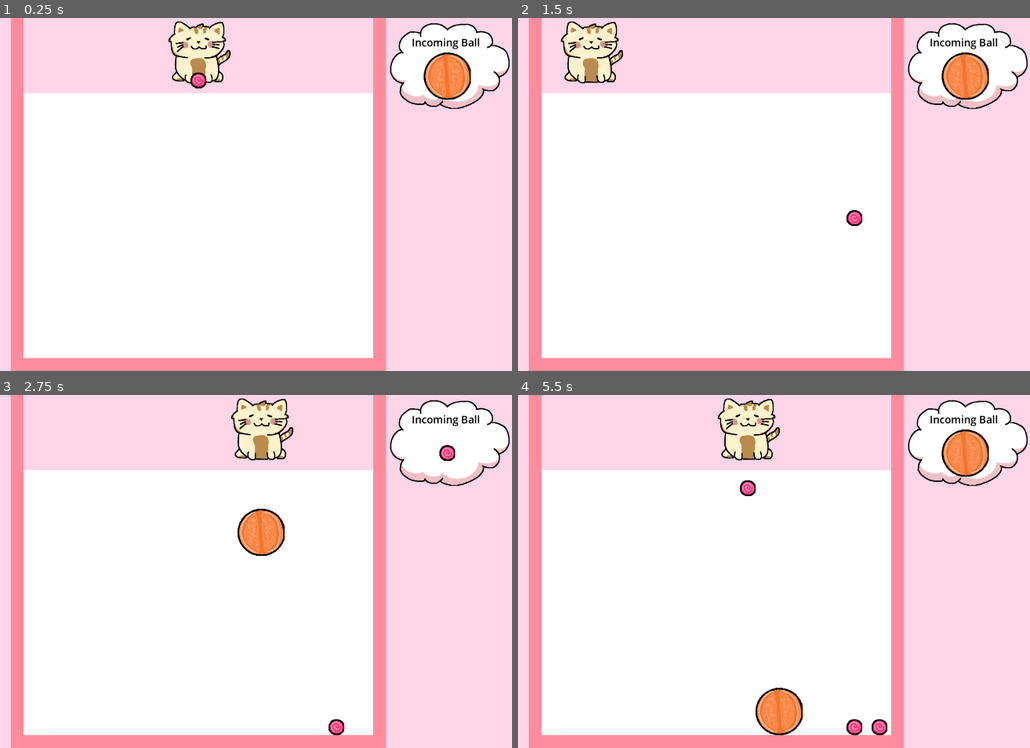
Above: before the commit, frames 1-4 (two rows, left to right).
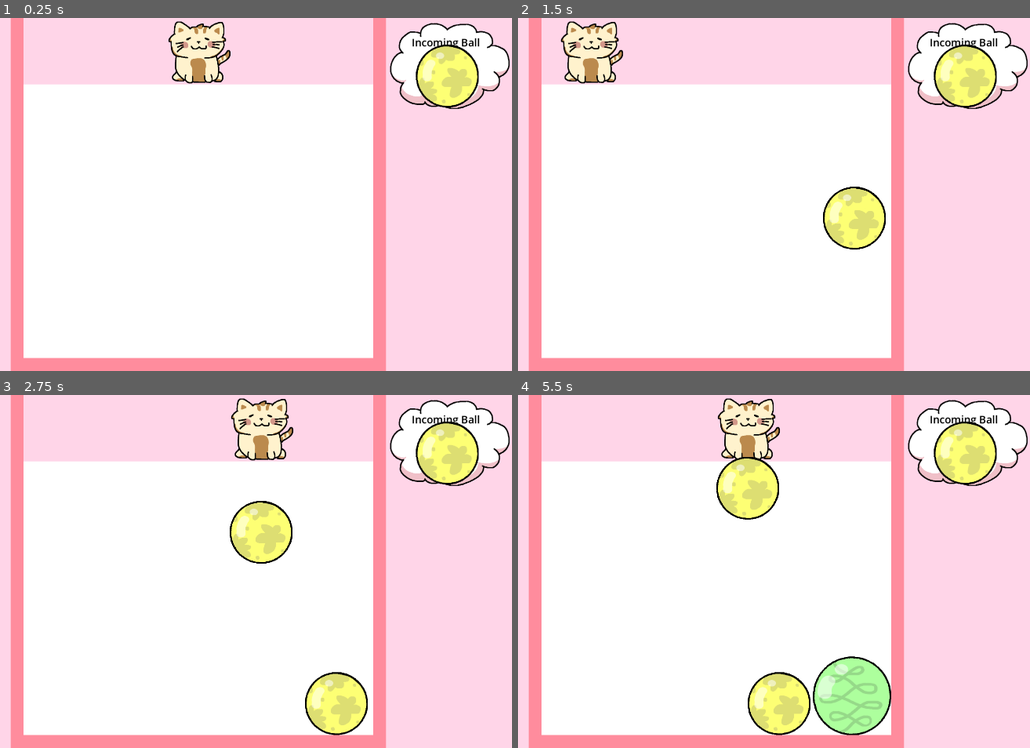
Above: after the commit, the same moments.

Repository: jadicodes/candy-drop
Game: Godot game, scene res://world/world.tscn
Same seed, same stepped clock (60 frames per second), same inputs: the game is played once before the commit and once after it.
Inputs (mouse positions are in pixels of both pictures, inside the frame that each line leads up to):
- Up to frame 1 (0.25 s): no input
- Up to frame 2 (1.5 s): tap Enter at 0.5 s; move the mouse to (855, 176) at 0.52 s; press the mouse at (855, 176) at 0.53 s; move the mouse to (589, 212) at 1.27 s; release the mouse at (589, 212) at 1.28 s; click (589, 212) at 1.35 s
- Up to frame 3 (2.75 s): move the mouse to (261, 493) at 2.02 s; press the mouse at (261, 493) at 2.03 s
- Up to frame 4 (5.5 s): move the mouse to (686, 642) at 2.77 s; release the mouse at (686, 642) at 2.78 s; click (686, 642) at 2.85 s; move the mouse to (902, 624) at 3.52 s; press the mouse at (902, 624) at 3.53 s; move the mouse to (528, 518) at 4.27 s; release the mouse at (528, 518) at 4.28 s; click (528, 518) at 4.35 s; move the mouse to (748, 571) at 5.02 s; press the mouse at (748, 571) at 5.03 s

The runs differ from the first frame. In frame 1, 3.5% of the frame differs, in the area x 4-94%, y 7-26%; in frame 2, 5.2%; in frame 3, 6.9%; in frame 4, 9.5%, in the area x 4-94%, y 7-97%.

Commit message:
Create loss condition

Diff:
--- a/project/ball/ball.gd
+++ b/project/ball/ball.gd
@@ -48,7 +48,7 @@
 		_ball_color = state
 
 
-func _set_ball_properties(tex, rad, kg):
+func _set_ball_properties(tex, rad, kg) -> void:
 	_set_sprite_texture(tex)
 	_set_collision_radius(rad)
 	_set_mass(kg)
--- /dev/null
+++ b/project/menus/lose_menu.gd
@@ -0,0 +1,5 @@
+extends Node2D
+
+
+func _on_play_again_button_pressed():
+	get_tree().change_scene_to_file("res://world/world.tscn")
--- /dev/null
+++ b/project/menus/lose_menu.tscn
@@ -0,0 +1,29 @@
+[gd_scene load_steps=2 format=3 uid="uid://ch3k187n7q7ea"]
+
+[ext_resource type="Script" path="res://menus/lose_menu.gd" id="1_82b3s"]
+
+[node name="LoseMenu" type="Node2D"]
+script = ExtResource("1_82b3s")
+
+[node name="ColorRect" type="ColorRect" parent="."]
+offset_right = 1920.0
+offset_bottom = 1080.0
+color = Color(1, 0.835294, 0.909804, 1)
+
+[node name="Label" type="Label" parent="."]
+offset_left = 796.0
+offset_top = 365.0
+offset_right = 1074.0
+offset_bottom = 544.0
+theme_override_font_sizes/font_size = 64
+text = "You lose!"
+
+[node name="PlayAgainButton" type="Button" parent="."]
+offset_left = 769.0
+offset_top = 517.0
+offset_right = 1096.0
+offset_bottom = 613.0
+theme_override_font_sizes/font_size = 64
+text = "Play Again"
+
+[connection signal="pressed" from="PlayAgainButton" to="." method="_on_play_again_button_pressed"]
--- a/project/sfx/sfx.gd
+++ b/project/sfx/sfx.gd
@@ -1,5 +1,5 @@
 extends Control
 
 
-func play_music():
+func play_music() -> void:
 	$Music.play()
--- a/project/world/ball_selector.gd
+++ b/project/world/ball_selector.gd
@@ -1,6 +1,6 @@
 extends Node
 
-var throwable_balls = [0, 1, 2]
+var throwable_balls = [3]
 var all_balls = [0, 1, 2, 3, 4, 5, 6, 7]
 var ball_queue = []
 
--- a/project/world/world.gd
+++ b/project/world/world.gd
@@ -3,8 +3,11 @@
 
 var _ball : Ball
 var _can_throw := true
+var _bodies_in_lose_area := []
+var _entered := false
 
-func _ready():
+
+func _ready() -> void:
 	Sfx.play_music()
 
 
@@ -13,7 +16,7 @@
 		_throw()
 
 
-func _check_collision():
+func _check_collision() -> void:
 	var _world_children = _get_ball_children()
 	for ball in _world_children:
 		var ball2 = ball._get_collisions()
@@ -32,7 +35,7 @@
 				$Particles.emitting = true
 
 
-func _delete_balls(ball1, ball2):
+func _delete_balls(ball1, ball2) -> void:
 	ball1.removed = true
 	ball2.removed = true
 	remove_child.call_deferred(ball1)
@@ -77,7 +80,29 @@
 	_ball.global_position = pos
 
 
-func _on_timer_timeout():
+func _on_timer_timeout() -> void:
 	$Cat._next_ball()
 	$IncomingBallDisplay._update_incoming()
 	_can_throw = true
+
+
+func _on_danger_line_body_entered(body) -> void:
+	if body is Ball:
+		_bodies_in_lose_area.append(body)
+		if !_entered:
+			$LoseTimer.start()
+			$AnimationPlayer.play("danger")
+			_entered = true
+
+
+func _on_danger_line_body_exited(body) -> void:
+	if body is Ball:
+		_bodies_in_lose_area.erase(body)
+		if _bodies_in_lose_area == []:
+			_entered = false
+			$LoseTimer.stop()
+			$AnimationPlayer.stop()
+
+
+func _on_lose_timer_timeout() -> void:
+	get_tree().change_scene_to_file("res://menus/lose_menu.tscn")
--- a/project/world/world.tscn
+++ b/project/world/world.tscn
@@ -1,10 +1,52 @@
-[gd_scene load_steps=6 format=3 uid="uid://dpexjv1puyyhu"]
+[gd_scene load_steps=10 format=3 uid="uid://dpexjv1puyyhu"]
 
 [ext_resource type="PackedScene" uid="uid://dw4rjw0b2g65g" path="res://world/wall/wall.tscn" id="1_3v22x"]
 [ext_resource type="Script" path="res://world/world.gd" id="1_n5cpv"]
 [ext_resource type="PackedScene" uid="uid://bh7tdnn74p43n" path="res://cat/cat.tscn" id="3_8k7rl"]
 [ext_resource type="PackedScene" uid="uid://p7xfudp5872f" path="res://world/incoming_ball_display.tscn" id="4_rg6vh"]
 [ext_resource type="PackedScene" uid="uid://ddcyx76wfjr33" path="res://world/particles.tscn" id="5_d0fa3"]
+
+[sub_resource type="SegmentShape2D" id="SegmentShape2D_xtiqc"]
+a = Vector2(1133, -8)
+b = Vector2(10, -8)
+
+[sub_resource type="Animation" id="Animation_8uttg"]
+resource_name = "danger"
+length = 5.0
+loop_mode = 1
+tracks/0/type = "value"
+tracks/0/imported = false
+tracks/0/enabled = true
+tracks/0/path = NodePath("DoNotCrossLine:color")
+tracks/0/interp = 1
+tracks/0/loop_wrap = true
+tracks/0/keys = {
+"times": PackedFloat32Array(0, 2, 2.5, 3, 3.5, 4, 4.5, 5),
+"transitions": PackedFloat32Array(1, 1, 1, 1, 1, 1, 1, 1),
+"update": 0,
+"values": [Color(1, 1, 1, 1), Color(1, 1, 1, 1), Color(1, 0.521569, 0.458824, 1), Color(1, 1, 1, 1), Color(1, 0.407843, 0.341176, 1), Color(1, 1, 1, 1), Color(1, 0.192157, 0.152941, 1), Color(0.639216, 0, 0.0117647, 1)]
+}
+
+[sub_resource type="Animation" id="Animation_ox32g"]
+length = 0.001
+tracks/0/type = "value"
+tracks/0/imported = false
+tracks/0/enabled = true
+tracks/0/path = NodePath("DoNotCrossLine:color")
+tracks/0/interp = 1
+tracks/0/loop_wrap = true
+tracks/0/keys = {
+"times": PackedFloat32Array(0),
+"transitions": PackedFloat32Array(1),
+"update": 0,
+"values": [Color(1, 1, 1, 1)]
+}
+
+[sub_resource type="AnimationLibrary" id="AnimationLibrary_4m6c7"]
+_data = {
+"RESET": SubResource("Animation_ox32g"),
+"danger": SubResource("Animation_8uttg")
+}
 
 [node name="World" type="Node2D"]
 script = ExtResource("1_n5cpv")
@@ -54,4 +96,27 @@
 initial_velocity_min = 52.86
 initial_velocity_max = 52.86
 
+[node name="DangerLine" type="Area2D" parent="."]
+
+[node name="CollisionShape" type="CollisionShape2D" parent="DangerLine"]
+position = Vector2(377, 210)
+shape = SubResource("SegmentShape2D_xtiqc")
+
+[node name="DoNotCrossLine" type="ColorRect" parent="."]
+offset_left = 415.0
+offset_top = 203.0
+offset_right = 1512.0
+offset_bottom = 243.0
+
+[node name="AnimationPlayer" type="AnimationPlayer" parent="."]
+libraries = {
+"": SubResource("AnimationLibrary_4m6c7")
+}
+
+[node name="LoseTimer" type="Timer" parent="."]
+wait_time = 5.0
+
 [connection signal="timeout" from="Timer" to="." method="_on_timer_timeout"]
+[connection signal="body_entered" from="DangerLine" to="." method="_on_danger_line_body_entered"]
+[connection signal="body_exited" from="DangerLine" to="." method="_on_danger_line_body_exited"]
+[connection signal="timeout" from="LoseTimer" to="." method="_on_lose_timer_timeout"]
